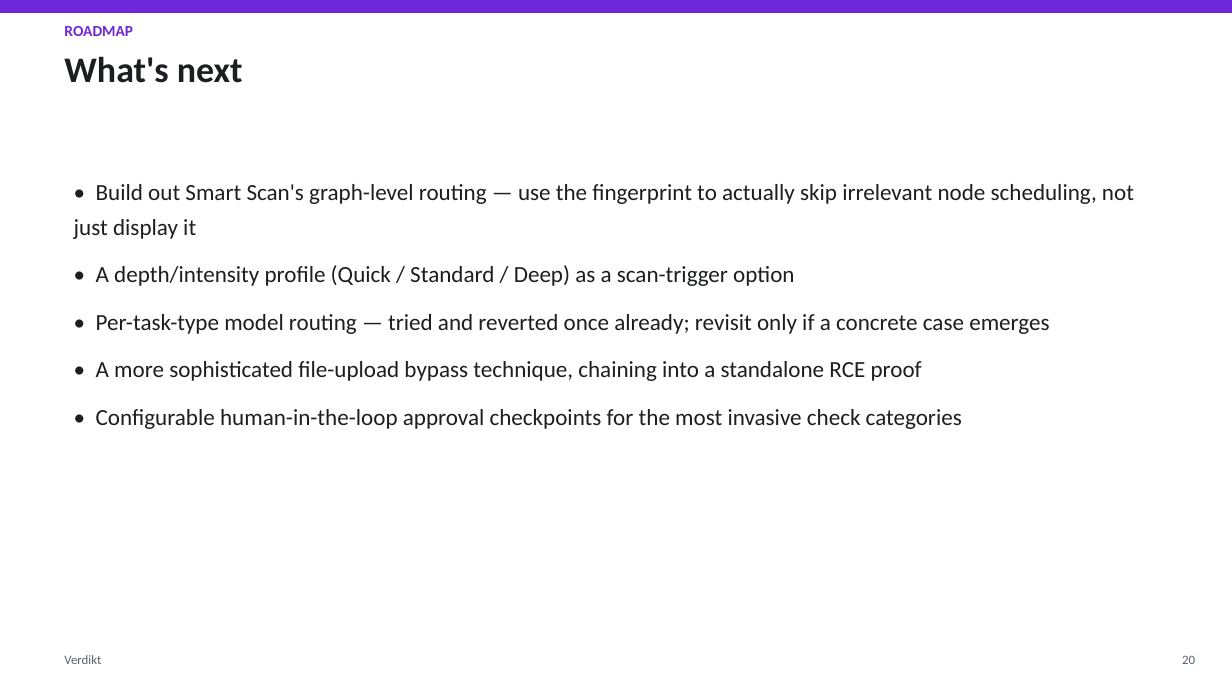
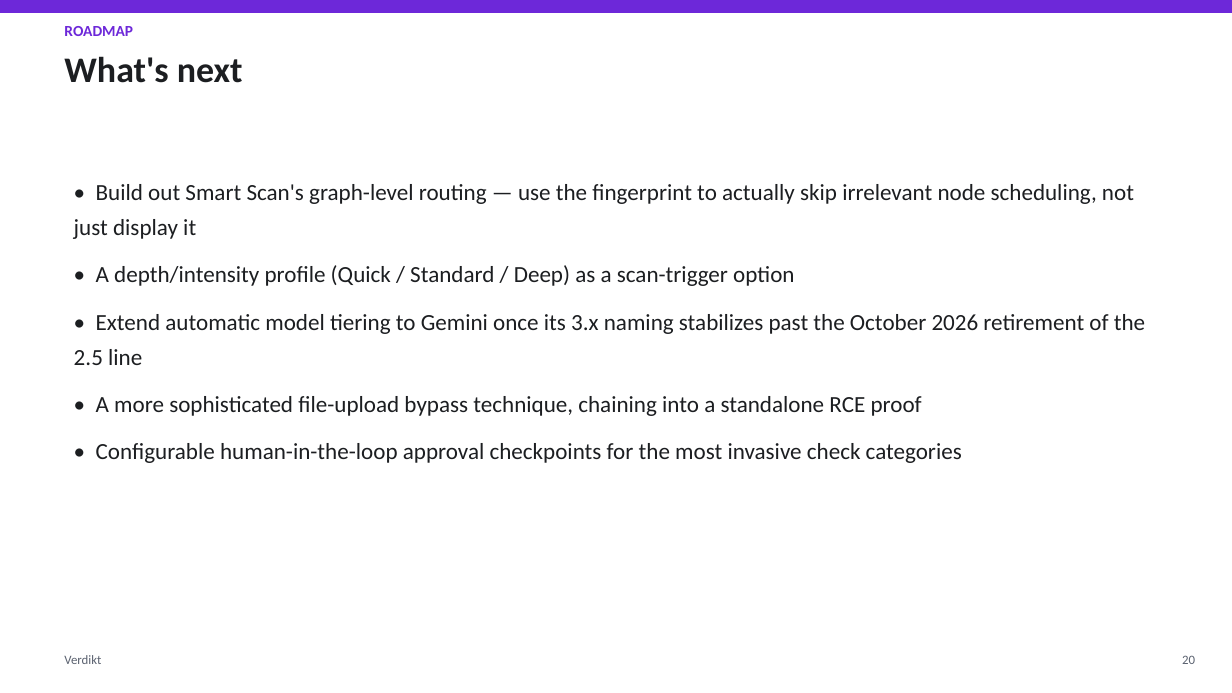
Before and after one commit to mudigondabhanu85/verdikt, a slide deck: slide 20 of docs/architecture-overview/Verdikt_Presentation.pptx. Drawn at 1232x693 pixels with LibreOffice and Linux fonts; fonts in the diff are those of the drawing. Boxes give left, top, right and bottom in pixels: in the first picture for what was removed or moved away, otherwise in the second. Text is boxed around its words. In the diff, an @@ line names an element or a change of style, - is before the commit and + after.

```diff
--- a/docs/architecture-overview/Verdikt_Presentation.pptx
+++ b/docs/architecture-overview/Verdikt_Presentation.pptx
@@ text at box(74, 314, 1145, 365): text changed @@
-• Per-task-type model routing — tried and reverted once already; revisit only if a concrete case emerges
+• Extend automatic model tiering to Gemini once its 3.x naming stabilizes past the October 2026 retirement of the 2.5 line
```
Also in this commit, not shown: 11 other slides changed, 13 other files.
